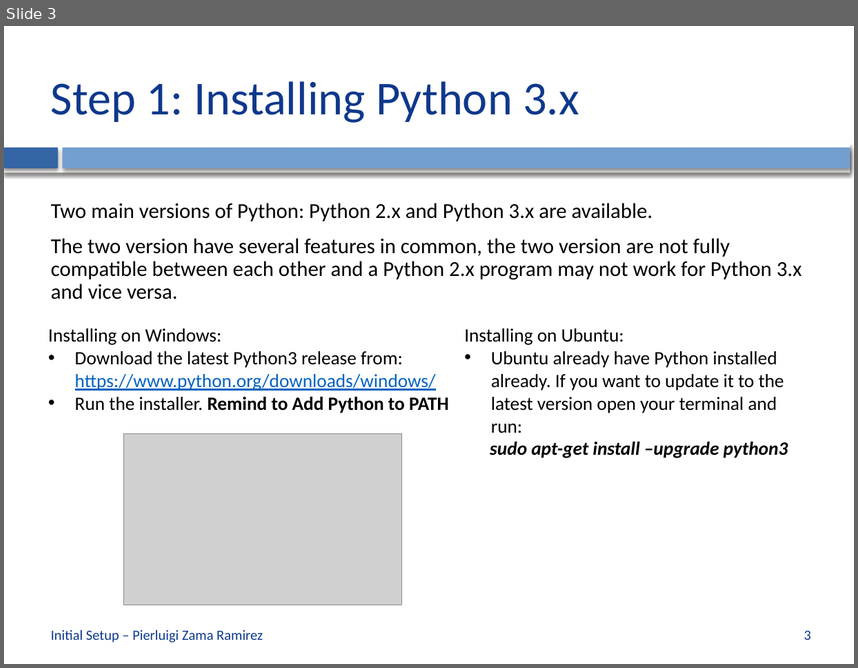
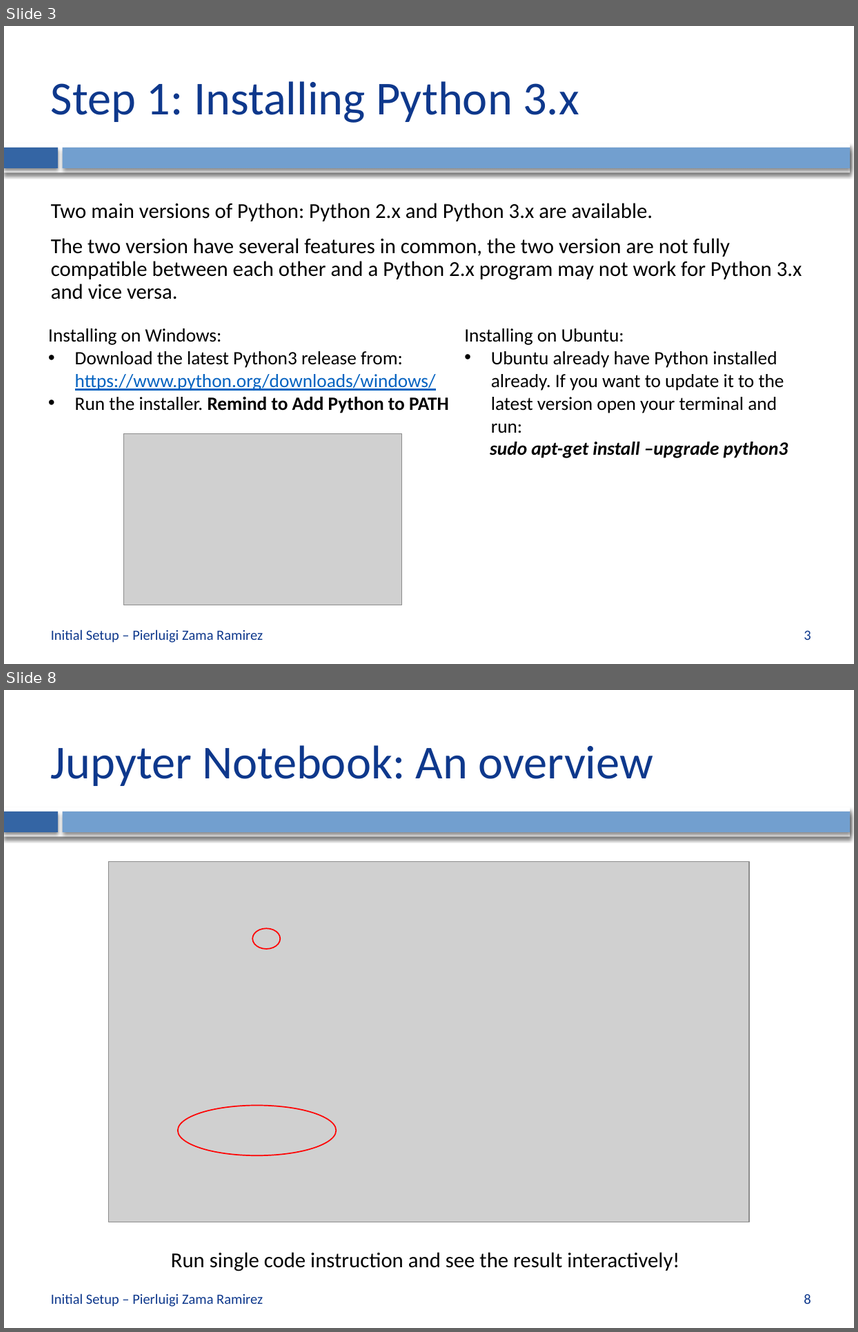
Before and after one commit to CVLAB-Unibo/ComputerVisionImageProcessing-LabSessions, a slide deck: LabSession0 - Initial Setup.pptx. Shown one above the other, each under a label of ours: slide 3 before the commit, slides 3 and 8 after it; the slides between them are not shown. The pictures are 858x668 and 858x1332 pixels, drawn with LibreOffice and Linux fonts; fonts in the diff are those of the drawing; grey boxes stand for pictures; background and template pictures are left out. Boxes give left, top, right and bottom in pixels: in the first picture for what was removed or moved away, otherwise in the second. Text is boxed around its words. In the diff, an @@ line names an element or a change of style, - is before the commit and + after.

```diff
--- a/LabSession0 - Initial Setup.pptx
+++ b/LabSession0 - Initial Setup.pptx
@@ slide 8 added at (4, 690, 854, 1328), background #FFFFFF; not listed: 3 template elements that a slide beside it also shows @@
@@ title added at (51, 745, 653, 786), 40 pt, text #0E388C @@
+Jupyter Notebook: An overview
@@ picture added at (109, 862, 749, 1222) @@
@@ ellipse added at (252, 928, 279, 949), outline #FF0000 1 pt @@
@@ ellipse added at (177, 1105, 335, 1155), outline #FF0000 1 pt @@
@@ text added at (171, 1252, 680, 1271), 18 pt, text #000000 @@
+Run single code instruction and see the result interactively!
@@ text added at (51, 1293, 263, 1306), 12 pt, text #0E388C @@
+Initial Setup – Pierluigi Zama Ramirez
@@ page number added at (804, 1294, 811, 1303), 12 pt, text #0E388C @@
+8
```
Also in this commit, not shown: 7 slides changed, 1 other slide added, 2 other files.
